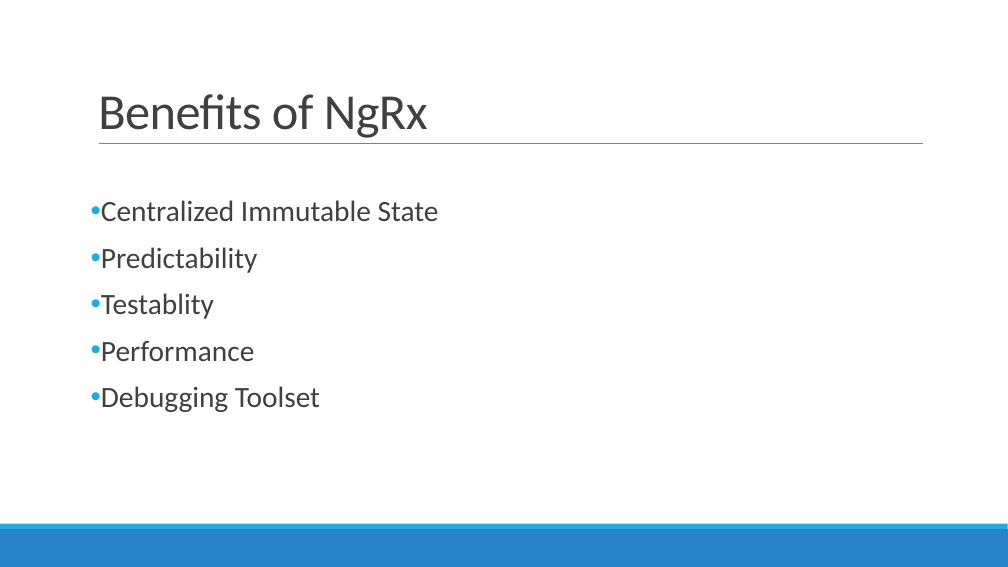
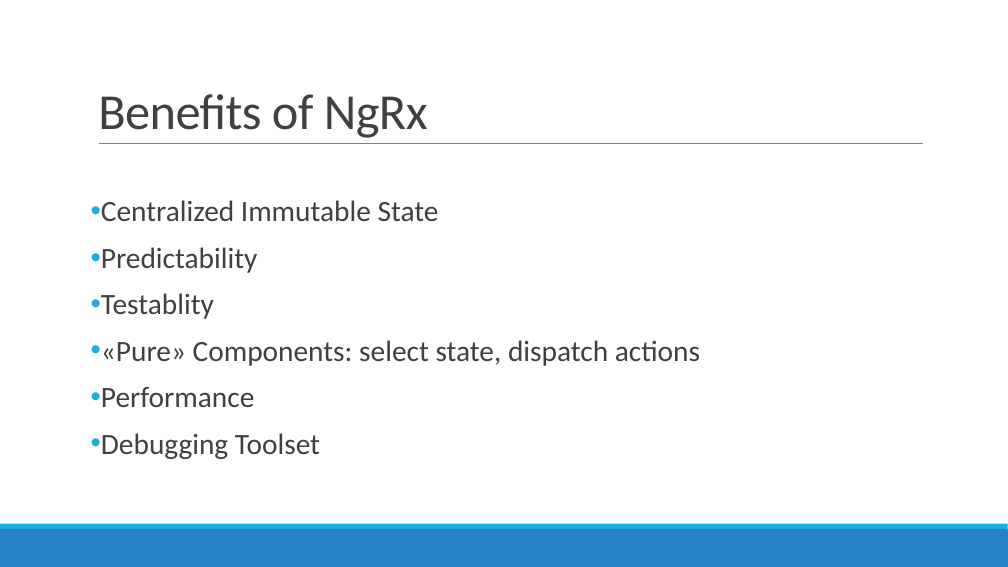
Before and after one commit to AGiorgetti/ngrx101, a slide deck: slide 23 of ReactiveProgramming_ngrx.pptx (slide 15 before the commit). Drawn at 1008x567 pixels with LibreOffice and Linux fonts; fonts in the diff are those of the drawing. Boxes give left, top, right and bottom in pixels: in the first picture for what was removed or moved away, otherwise in the second. Text is boxed around its words. In the diff, an @@ line names an element or a change of style, - is before the commit and + after.

```diff
--- a/ReactiveProgramming_ngrx.pptx
+++ b/ReactiveProgramming_ngrx.pptx
@@ text at (101,340,700,366): paragraph added @@
+• «Pure» Components: select state, dispatch actions
```
Also in this commit, not shown: 9 slides added, 1 slide removed, 7 other files.
